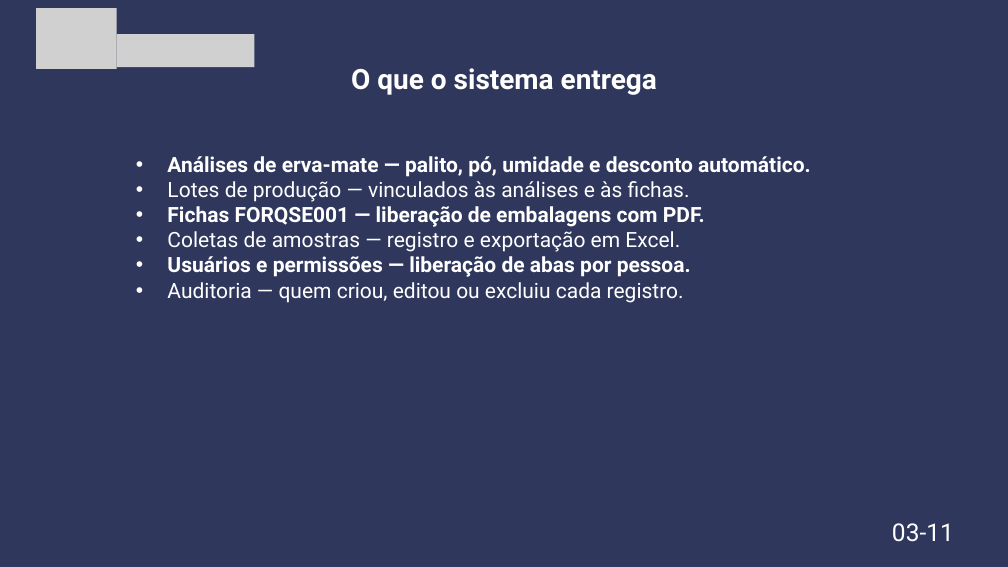
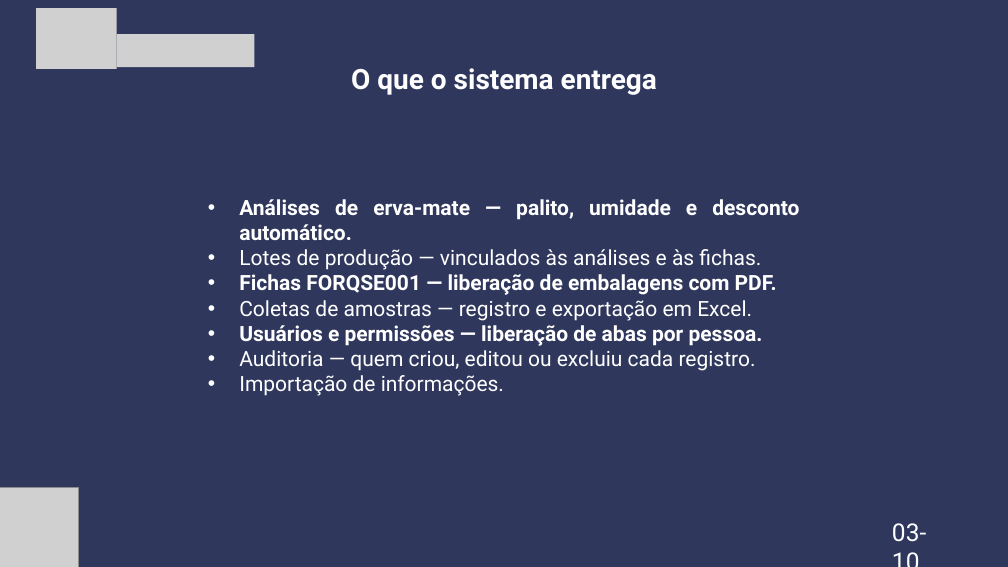
Before and after one commit to Jp-Ortolan/Sistema-controle-qualidade-verdelandia, a slide deck: slide 3 of docs/arquivos/Apresentacao_Final_SCQ_Verdelandia.pptx. Drawn at 1008x567 pixels with LibreOffice and Linux fonts; fonts in the diff are those of the drawing; grey boxes stand for pictures. Boxes give left, top, right and bottom in pixels: in the first picture for what was removed or moved away, otherwise in the second. Text is boxed around its words. In the diff, an @@ line names an element or a change of style, - is before the commit and + after.

```diff
--- a/docs/arquivos/Apresentacao_Final_SCQ_Verdelandia.pptx
+++ b/docs/arquivos/Apresentacao_Final_SCQ_Verdelandia.pptx
@@ text "Análises de erva-mate — palito, ...": place and size @@
-text "Análises de erva-mate — palito, ..." at (167,156,811,303)
+text "Análises de erva-mate — palito, ..." at (239,199,799,396)
@@ text at (239,199,799,240): text changed @@
-• Análises de erva-mate — palito, pó, umidade e desconto automático.
+• Análises de erva-mate — palito, umidade e desconto automático.
@@ text at (239,249,777,371): alignment left to justified @@
@@ text at (239,375,504,396): paragraph added @@
+• Importação de informações.
@@ picture added at (0,487,79,567) @@
@@ text at (892,523,926,542): text changed @@
-03-11
+03-10
```
Also in this commit, not shown: 7 other slides changed, 2 slides added, 3 slides removed, 4 other files.
